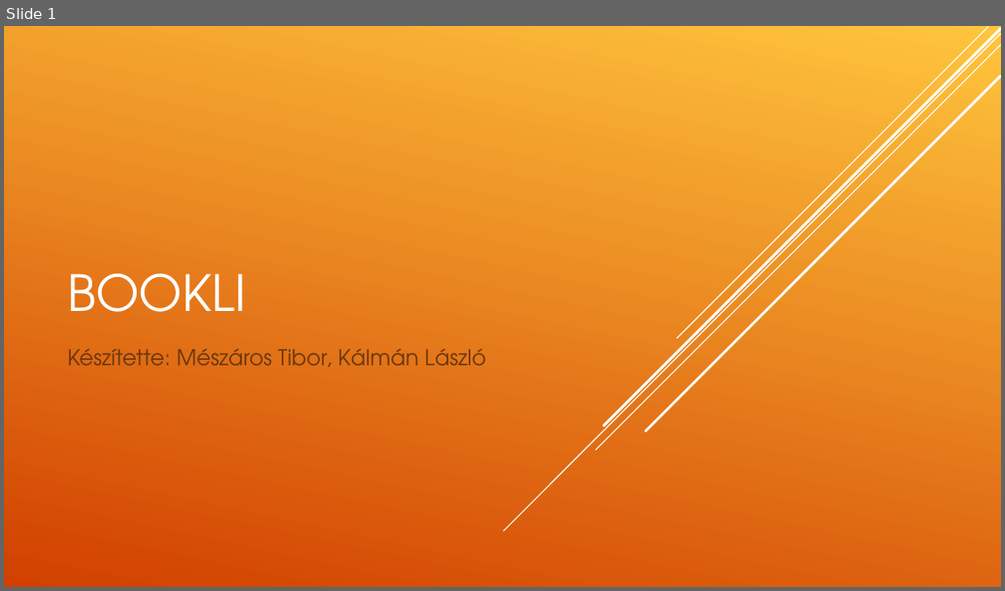
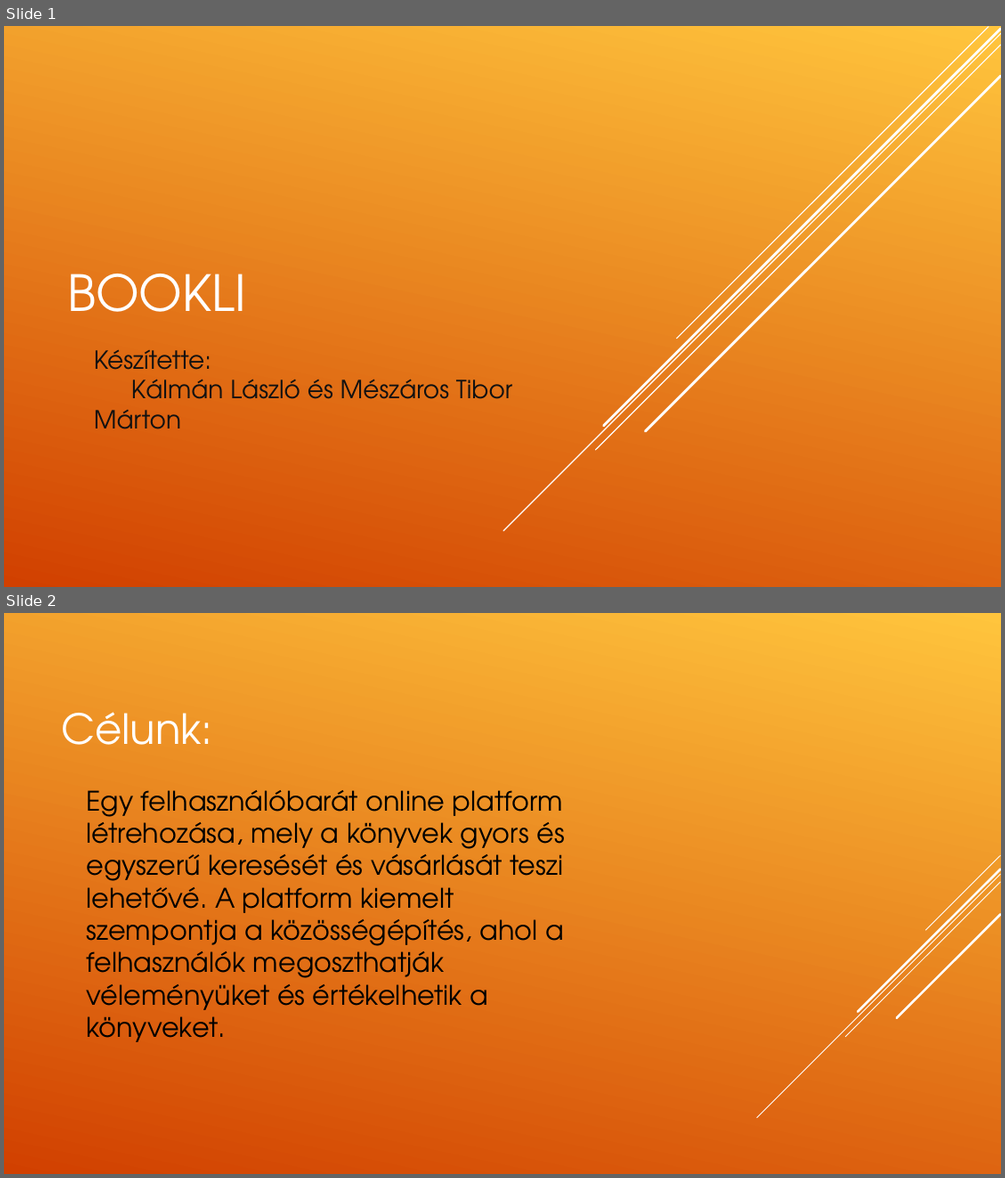
Before and after one commit to kalmanlaszlo06/vizsgaremek, a slide deck: vizsgaremek/Bookli.ppt. Shown one above the other, each under a label of ours: slide 1 before the commit, slides 1 and 2 after it. The pictures are 1005x591 and 1005x1178 pixels, drawn with LibreOffice and Linux fonts; fonts in the diff are those of the drawing. Boxes give left, top, right and bottom in pixels: in the first picture for what was removed or moved away, otherwise in the second. Text is boxed around its words. In the diff, an @@ line names an element or a change of style, - is before the commit and + after.

```diff
--- a/vizsgaremek/Bookli.ppt
+++ b/vizsgaremek/Bookli.ppt
@@ slide 2 added at <box>4,613,1001,1174</box>, background gradient #FFC53D to #D14000 @@
@@ text added at <box>61,712,213,745</box>, 40 pt, text #FFFFFF @@
+Célunk:
@@ text added at <box>87,790,564,1042</box>, 26 pt, text #000000 @@
+Egy felhasználóbarát online platform létrehozása, mely a könyvek gyors és egyszerű keresését és vásárlását teszi lehetővé. A platform kiemelt szempontja a közösségépítés, ahol a felhasználók megoszthatják véleményüket és értékelhetik a könyveket.
@@ group added at <box>756,855,1000,1118</box>: 5 lines @@
@@ slide 1 changed as well @@
@@ text at <box>94,349,512,429</box>: text changed; size 21 to 24 pt; text colour #68370F to #111111 @@
-Készítette: Mészáros Tibor, Kálmán László
+Készítette:
+Kálmán László és Mészáros Tibor Márton
```
Also in this commit, not shown: 2 other slides changed, 3 other slides added, 4 slides removed.
